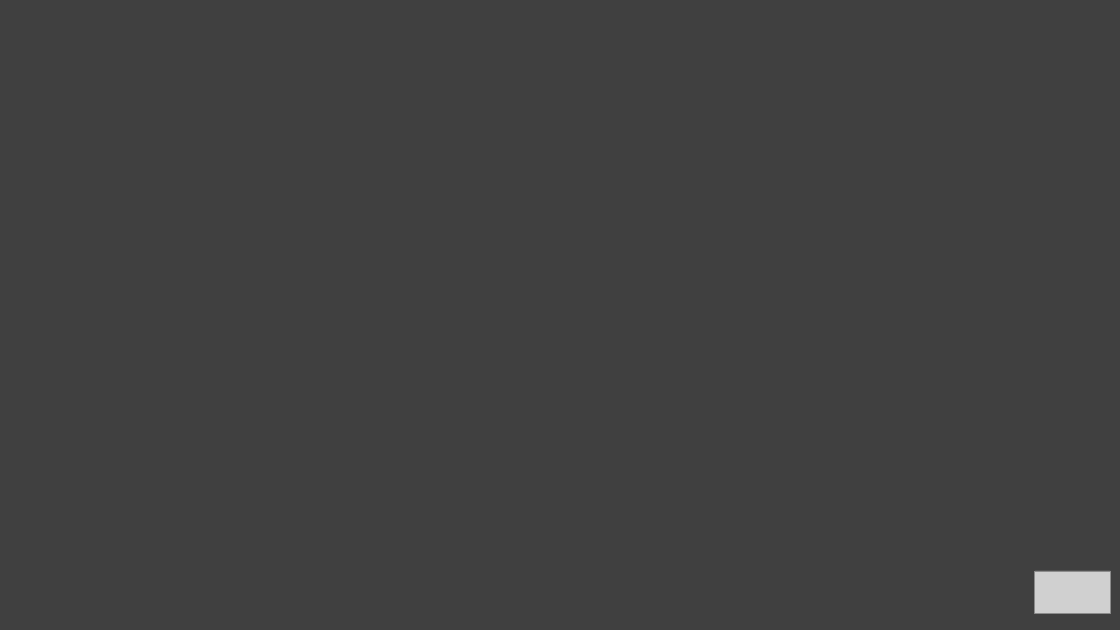
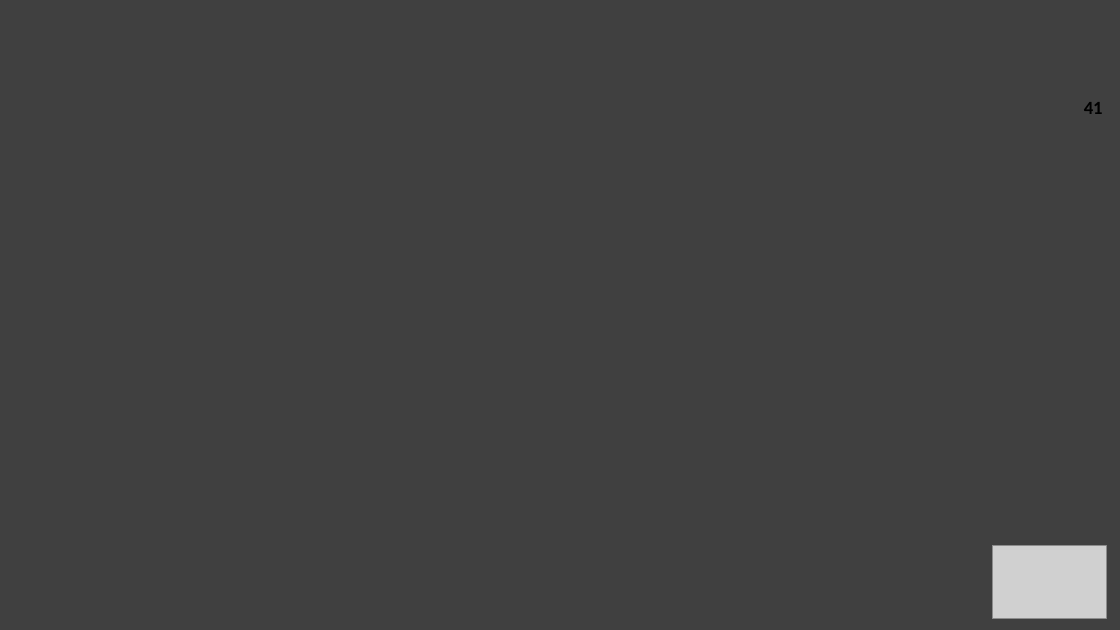
Before and after one commit to laguill/OC-DataScientist, a slide deck: slide 41 of P6_Classifier_automatiquement_biens_consommation/soutenance/LAFON_Guillaume_5_presentation_072025.pptx (slide 31 before the commit). Drawn at 1120x630 pixels with LibreOffice and Linux fonts; fonts in the diff are those of the drawing; grey boxes stand for pictures; background and template pictures are left out. Boxes give left, top, right and bottom in pixels: in the first picture for what was removed or moved away, otherwise in the second. Text is boxed around its words. In the diff, an @@ line names an element or a change of style, - is before the commit and + after.

```diff
--- a/P6_Classifier_automatiquement_biens_consommation/soutenance/LAFON_Guillaume_5_presentation_072025.pptx
+++ b/P6_Classifier_automatiquement_biens_consommation/soutenance/LAFON_Guillaume_5_presentation_072025.pptx
@@ page number added at box(1084, 102, 1103, 114), 16 pt, text #000000, bold @@
+41
@@ picture added at box(992, 546, 1107, 618) @@
@@ picture removed at box(1035, 571, 1111, 614) @@
```
Also in this commit, not shown: 28 other slides changed, 12 slides added, 2 slides removed, 2 other files.
